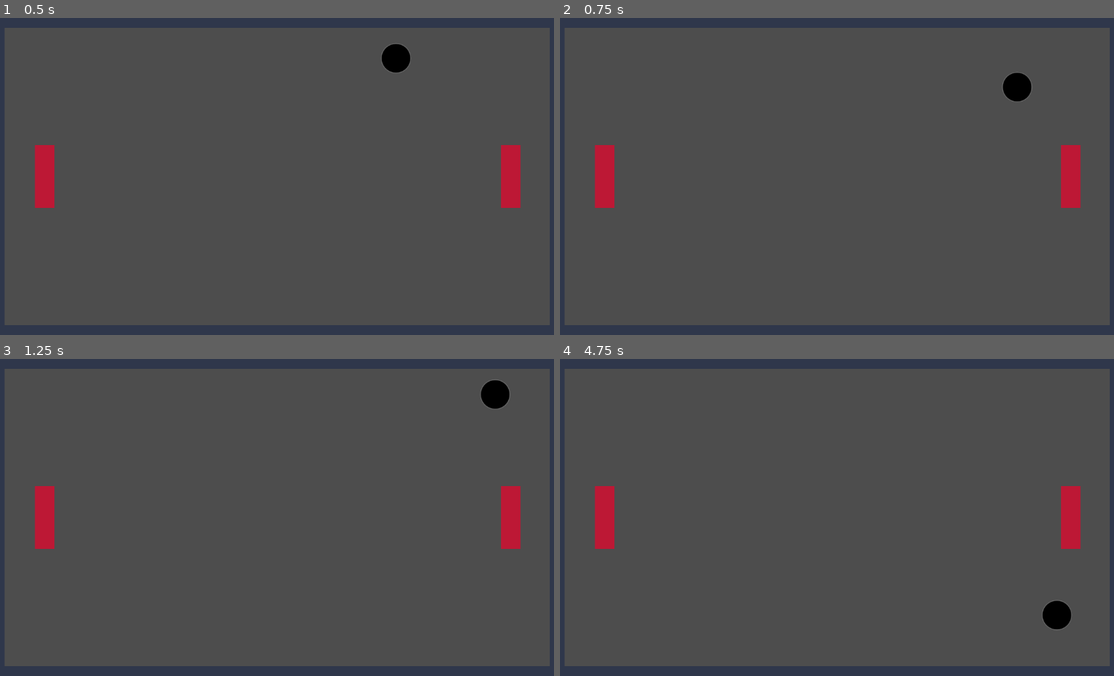
Above: before the commit, frames 1-4 (two rows, left to right).
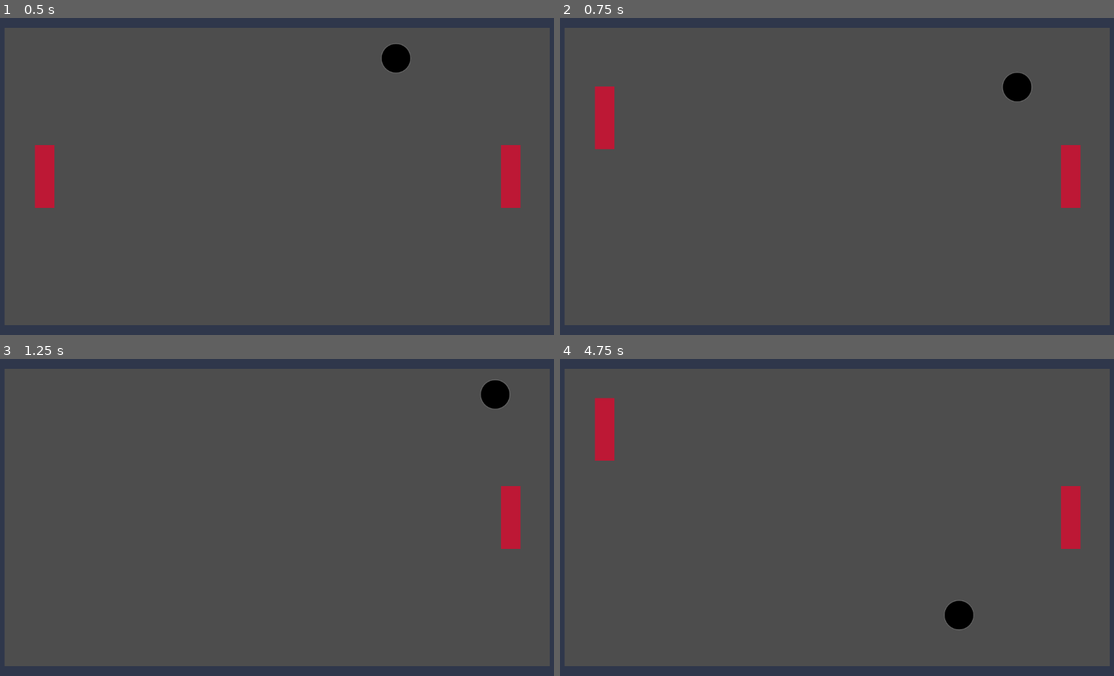
Above: after the commit, the same moments.

Repository: dagerydoo/jfk-game-building
Game: Godot game, scene res://game_board.tscn
Same seed, same stepped clock (60 frames per second), same inputs: the game is played once before the commit and once after it.
Inputs:
- Up to frame 1 (0.5 s): no input
- Up to frame 2 (0.75 s): hold W (left_paddle_up) from 0.53 s (still down)
- Up to frame 3 (1.25 s): keep holding W (left_paddle_up)
- Up to frame 4 (4.75 s): release W (left_paddle_up) at 1.28 s; hold S (left_paddle_down) 1.28-2.03 s; hold W (left_paddle_up) 2.03-3.53 s; hold S (left_paddle_down) from 3.53 s (still down)

Frame 1 is identical in both runs. In frame 2, 1.3% of the frame differs, in the area x 6-10%, y 21-60%; in frame 3, 0.7%; in frame 4, 2.2%, in the area x 6-93%, y 12-86%.

Commit message:
Added GameBoard script with left paddle controls

Diff:
--- /dev/null
+++ b/wall-ball/game_board.gd
@@ -0,0 +1,11 @@
+extends Node2D
+
+@onready var left_paddle = $LeftPaddle
+
+@export var paddle_speed = 600.0
+
+func _physics_process(delta: float) -> void:
+	if Input.is_action_pressed("left_paddle_up"):
+		left_paddle.position += paddle_speed * Vector2.UP * delta
+	if Input.is_action_pressed("left_paddle_down"):
+		left_paddle.position += paddle_speed * Vector2.DOWN * delta
--- a/wall-ball/game_board.tscn
+++ b/wall-ball/game_board.tscn
@@ -1,10 +1,12 @@
-[gd_scene load_steps=4 format=3 uid="uid://c7wviut6fmfbr"]
+[gd_scene load_steps=5 format=3 uid="uid://c7wviut6fmfbr"]
 
+[ext_resource type="Script" uid="uid://b0ms15ipiwrfe" path="res://game_board.gd" id="1_xh13x"]
 [ext_resource type="PackedScene" uid="uid://crajdaofyk37h" path="res://ball.tscn" id="1_xrvgy"]
 [ext_resource type="PackedScene" uid="uid://dkrlk11k0f2fo" path="res://walls.tscn" id="2_i37i2"]
 [ext_resource type="PackedScene" uid="uid://d30k30b1x451q" path="res://paddle.tscn" id="3_17g6i"]
 
 [node name="GameBoard" type="Node2D"]
+script = ExtResource("1_xh13x")
 
 [node name="Ball" parent="." instance=ExtResource("1_xrvgy")]
 position = Vector2(576, 324)
@@ -16,5 +18,5 @@
 [node name="RightPaddle" parent="." instance=ExtResource("3_17g6i")]
 position = Vector2(1052, 324)
 
-[node name="Paddle" parent="." instance=ExtResource("3_17g6i")]
+[node name="LeftPaddle" parent="." instance=ExtResource("3_17g6i")]
 position = Vector2(100, 324)
Not shown, added: wall-ball/game_board.gd.uid
